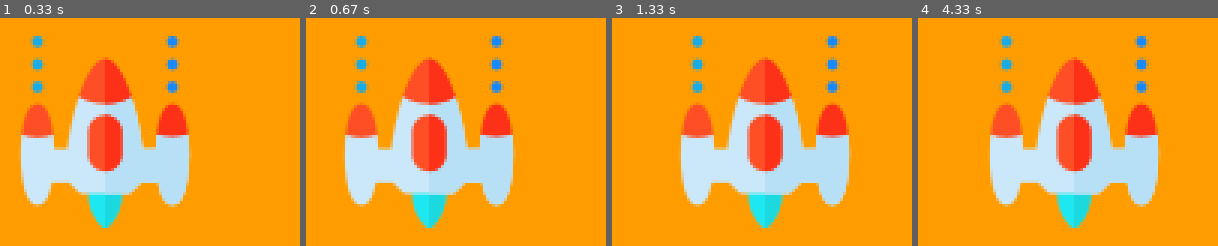
Above: before the commit, frames 1-4 (left to right).
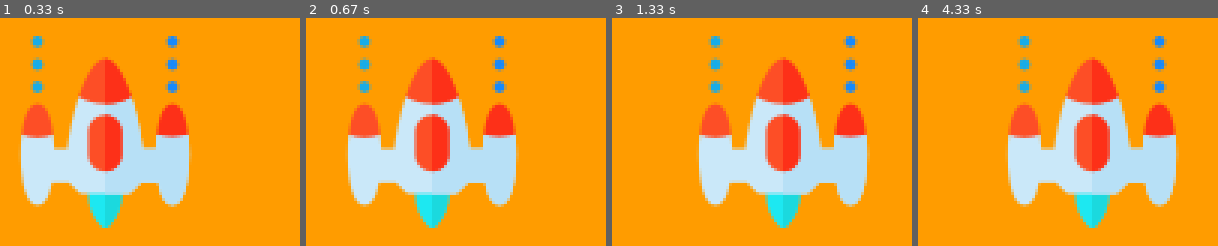
Above: after the commit, the same moments.

Repository: NISAMLC/My_game_repository_onGitHub
Game: pygame game, started from PyGame_End_To_End.py
Two runs of this game, one before a commit and one after it. Both use one fixed random seed, a clock stepped at 60 frames per second and the inputs below.
Inputs:
- Up to frame 1 (0.33 s): no input
- Up to frame 2 (0.67 s): hold Right from 0.33 s (still down)
- Up to frame 3 (1.33 s): release Right at 0.8 s; hold Right 0.83-1.3 s
- Up to frame 4 (4.33 s): hold Left 1.33-1.87 s; hold Left 1.9-2.3 s; hold Right 2.33-2.97 s; hold Left 3-3.47 s; hold Right 3.5-3.97 s; hold Right from 4 s (still down)

Frame 1 is identical in both runs. In frame 2, 7.4% of the frame differs, in the area x 12-71%, y 7-93%; in frame 3, 25%, in the area x 22-86%, y 7-93%; in frame 4, 25%.

Commit message:
initial commit

Diff:
--- a/PyGame_End_To_End.py
+++ b/PyGame_End_To_End.py
@@ -35,9 +35,9 @@
         if event.type==pygame.KEYDOWN:
             print("A keystroke is pressed")
             if event.key ==pygame.K_LEFT:
-                player_change = -0.3
+                player_change = -0.4
             if event.key ==pygame.K_RIGHT:
-                player_change = 0.3
+                player_change = 0.4
         if event.type==pygame.KEYUP:
             if event.key == pygame.K_LEFT or event.key == pygame.K_RIGHT:
                 player_change = 0
@@ -51,5 +51,3 @@
         playerX = 736
     player(playerX,playerY)
     pygame.display.update()
-
-##this is just initialisation and the introduction more coming
